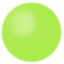
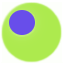
The second 64×64 image is a revision of the first. Changes to its layers:
painted on "Pasted Layer" over bbox(9, 10, 35, 35)
